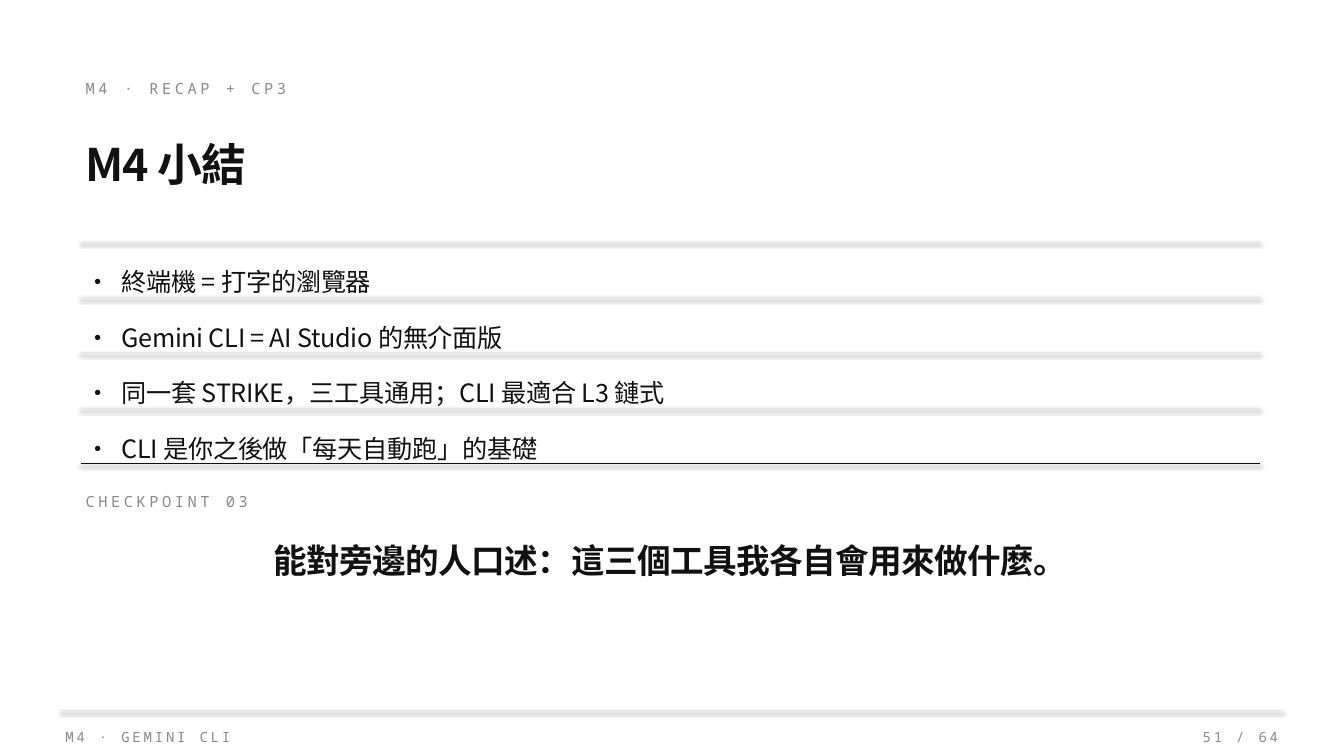
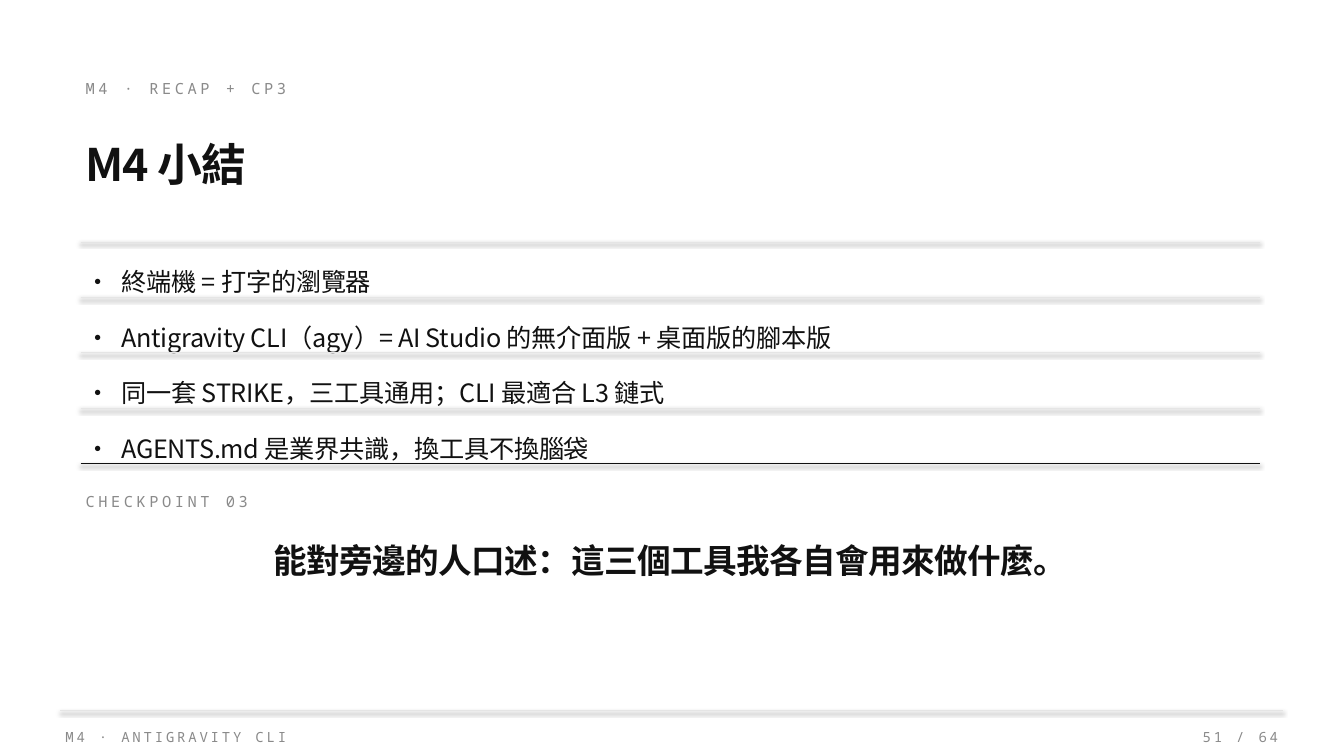
Before and after one commit to Zenobia000/SDD-agent-coding-beginner, a slide deck: slide 51 of class_plan/vibe_coding_workshop.pptx. Drawn at 1344x756 pixels with LibreOffice and Linux fonts; fonts in the diff are those of the drawing. Boxes give left, top, right and bottom in pixels: in the first picture for what was removed or moved away, otherwise in the second. Text is boxed around its words. In the diff, an @@ line names an element or a change of style, - is before the commit and + after.

```diff
--- a/class_plan/vibe_coding_workshop.pptx
+++ b/class_plan/vibe_coding_workshop.pptx
@@ text at [121, 325, 831, 352]: text changed @@
-· Gemini CLI = AI Studio 的無介面版
+· Antigravity CLI（agy）= AI Studio 的無介面版 + 桌面版的腳本版
@@ text at [121, 436, 589, 464]: text changed @@
-· CLI 是你之後做「每天自動跑」的基礎
+· AGENTS.md 是業界共識，換工具不換腦袋
@@ text at [65, 732, 286, 742]: text changed @@
-M4 · GEMINI CLI
+M4 · ANTIGRAVITY CLI
```
Also in this commit, not shown: 21 other slides changed, 46 other files.
